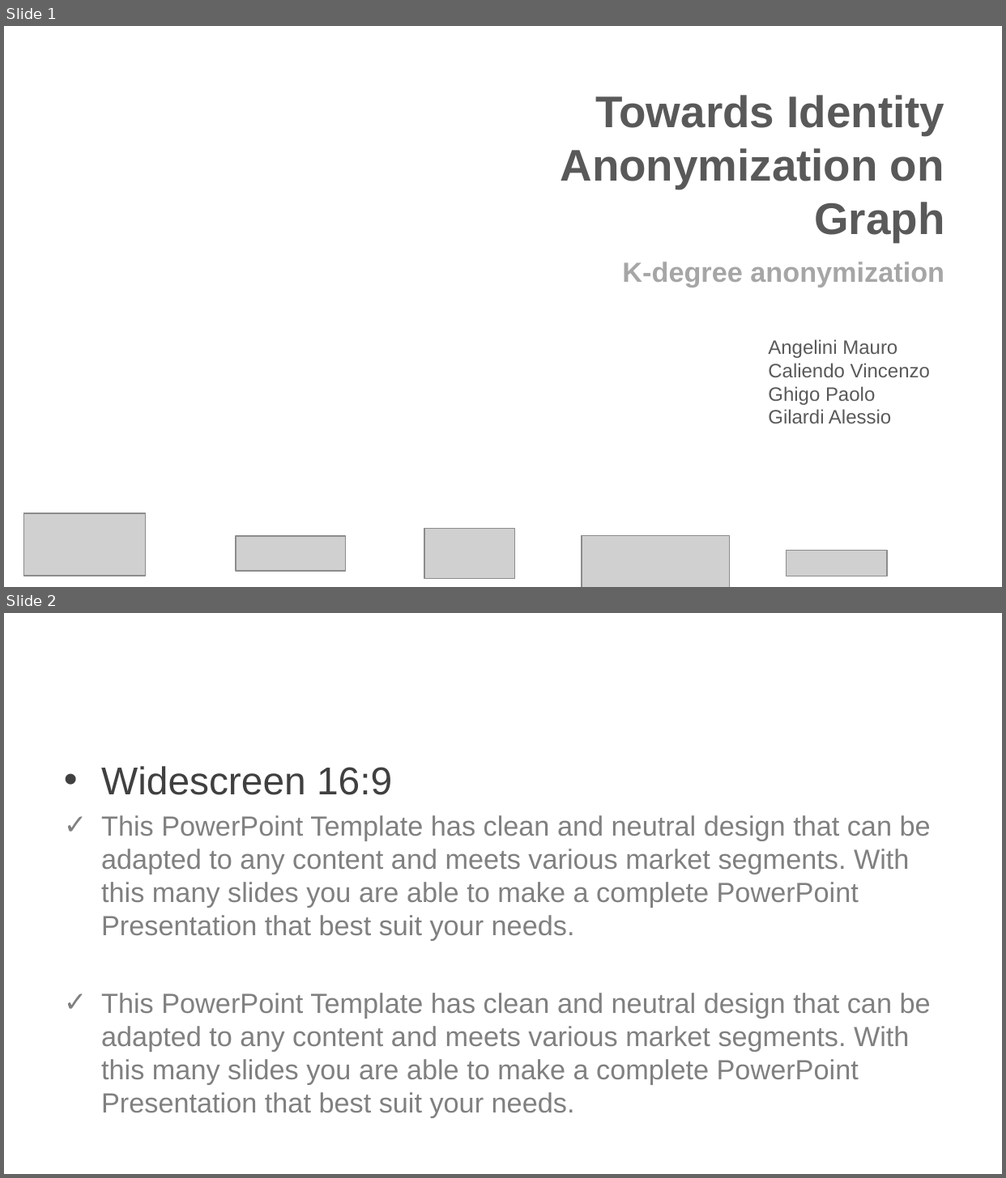
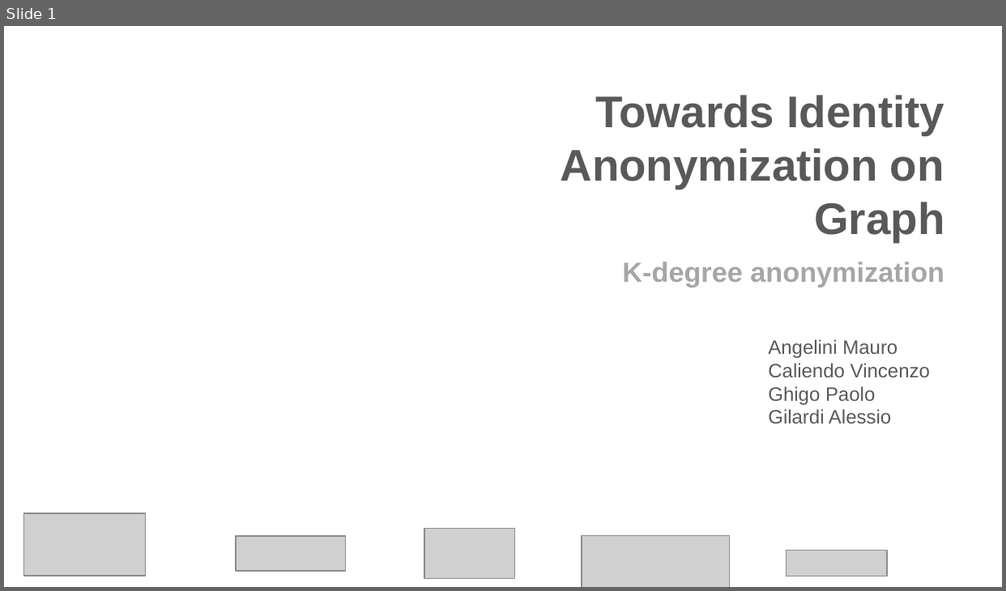
Before and after one commit to Navypowder/DP-P-project, a slide deck: Presentation/Towards_Identity_Anonymization_on_graph(K-degree anonymization).pptx. Shown one above the other, each under a label of ours: slides 1 and 2 before the commit, slide 1 after it. The pictures are 1006x1178 and 1006x591 pixels, drawn with LibreOffice and Linux fonts; fonts in the diff are those of the drawing; grey boxes stand for pictures; background and template pictures are left out. Boxes give left, top, right and bottom in pixels: in the first picture for what was removed or moved away, otherwise in the second. Text is boxed around its words. In the diff, an @@ line names an element or a change of style, - is before the commit and + after.

Commit message:
Up presentazione

```diff
--- a/Presentation/Towards_Identity_Anonymization_on_graph(K-degree anonymization).pptx
+++ b/Presentation/Towards_Identity_Anonymization_on_graph(K-degree anonymization).pptx
@@ slide 2 removed at (x1=4, y1=613, x2=1002, y2=1174), background picture (left out) @@
@@ title removed at (x1=4, y1=616, x2=1002, y2=710) @@
-Enter Your Tittle
@@ text removed at (x1=101, y1=766, x2=931, y2=1118) @@
-• Widescreen 16:9
-✓ This PowerPoint Template has clean and neutral design that can be adapted to any content and meets various market segments. With this many slides you are able to make a complete PowerPoint Presentation that best suit your needs.
-✓ This PowerPoint Template has clean and neutral design that can be adapted to any content and meets various market segments. With this many slides you are able to make a complete PowerPoint Presentation that best suit your needs.
```
Also in this commit, not shown: 12 slides added, 1 other slide removed, 1 other file.
